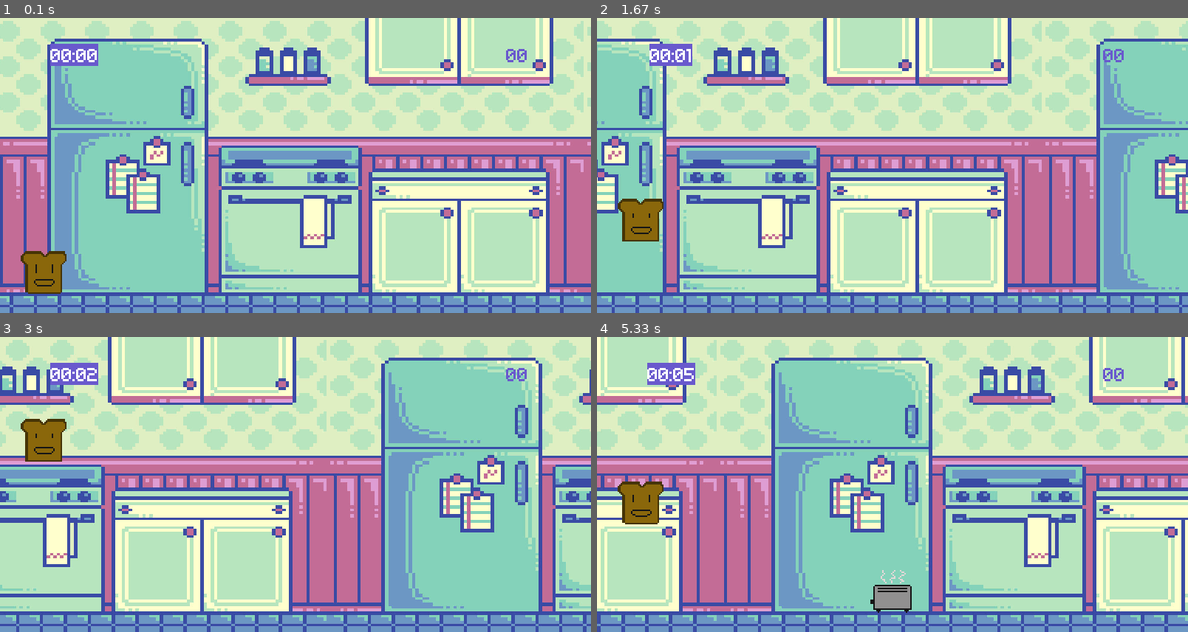
Above: before the commit, frames 1-4 (two rows, left to right).
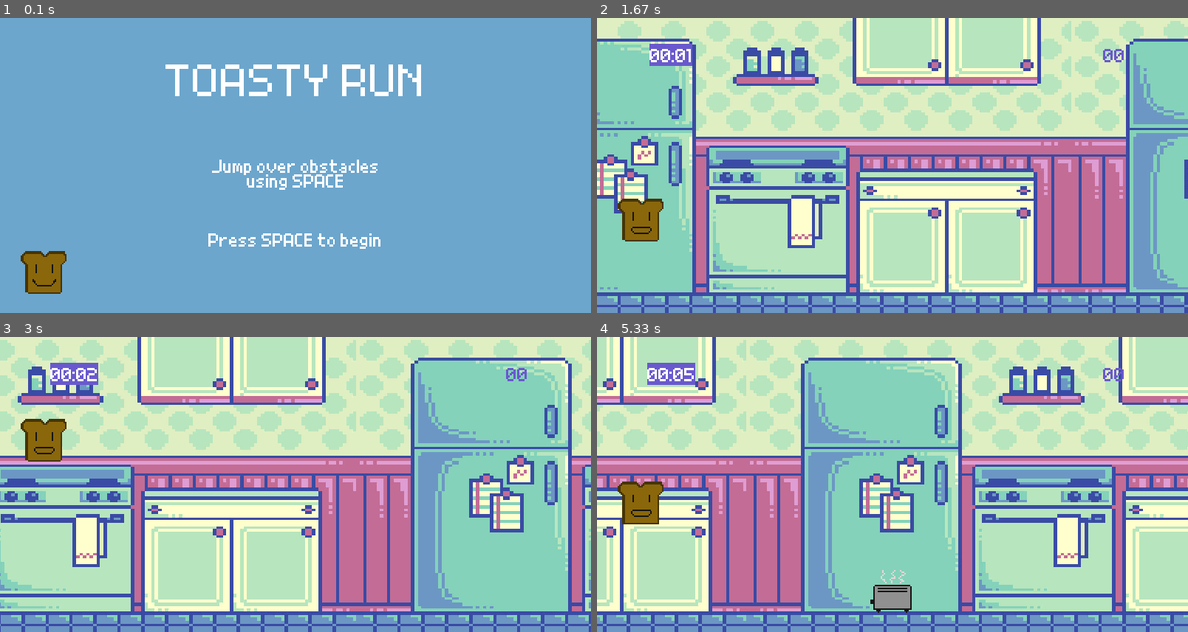
Above: after the commit, the same moments.

Repository: touseefhossain/RunningToast_Pygame
Game: pygame game, started from runningGame.py
Two runs of this game, one before a commit and one after it. Both use one fixed random seed, a clock stepped at 60 frames per second and the inputs below.
Inputs:
- Up to frame 1 (0.1 s): no input
- Up to frame 2 (1.67 s): tap Space at 0.33, 0.67, 1.57 s
- Up to frame 3 (3 s): tap Space at 1.87, 2.07, 2.37, 2.57, 2.87 s
- Up to frame 4 (5.33 s): tap Space at 3.47, 3.77, 3.9, 4.3, 4.6, 4.97 s

The runs differ from the first frame. In frame 1, 91% of the frame differs, in the area x 0-100%, y 0-100%; in frame 2, 49%; in frame 3, 49%; in frame 4, 49%.

Commit message:
iteration 4: added audio and start menu

Diff:
--- a/runningGame.py
+++ b/runningGame.py
@@ -1,6 +1,7 @@
 # simple running game developed by Touseef Hossain
 # tutorial content used in this code found from
 # https://www.youtube.com/watch?v=AY9MnQ4x3zk
+from time import time
 import pygame
 from sys import exit
 from random import randint
@@ -14,9 +15,23 @@
 # window and frame settings
 pygame.init() # initialize the pygame module (like starting a car with key)
 screen = pygame.display.set_mode((DISPLAY_WIDTH, DISPLAY_HEIGHT)) # display size
-pygame.display.set_caption('RunningToast')
+pygame.display.set_caption('Toasty Run')
 timer = pygame.time.Clock()
 bgTextStyle = pygame.font.Font('Grand9K Pixel.ttf', 50)
+timeTextStyle = pygame.font.Font('Grand9K Pixel.ttf', 20)
+pygame.mixer.music.set_volume(0.7)
+
+# 'start menu' state background settings
+intro_text = bgTextStyle.render('TOASTY RUN', False, 'white')
+intro_rect = intro_text.get_rect(center = (400, 80))
+instr_text1 = timeTextStyle.render('Jump over obstacles', False, 'white')
+instr_rect1 = instr_text1.get_rect(center = (400, 200))
+instr_text2 = timeTextStyle.render('using SPACE', False, 'white')
+instr_rect2 = instr_text2.get_rect(center = (400, 220))
+instr_text3 = timeTextStyle.render('Press SPACE to begin', False, 'white')
+instr_rect3 = instr_text3.get_rect(center = (400, 300))
+pygame.mixer.music.load('Audio/Rivers in the Desert (8-bit).mp3')
+pygame.mixer.music.play()
 
 # 'playing' state background settings
 background =  pygame.image.load('Graphics/kitchen_BG.jpg').convert()
@@ -25,7 +40,6 @@
 bgX2 = DISPLAY_WIDTH
 bgSpeed = 2
 
-timeTextStyle = pygame.font.Font('Grand9K Pixel.ttf', 20)
 start_time = 0 # timer that will help with maintaining accurate time whenever the game restarts
 game_time = 0 # used to display total play time for a game
 
@@ -96,11 +110,18 @@
 sprite_timer = pygame.USEREVENT + 1
 pygame.time.set_timer(sprite_timer, sprite_frame_rate)
 
+# load idle player animation for 'start menu' state
+toast_idle_image = pygame.image.load('Graphics/toast_idle.png').convert_alpha()
+toast_idle_sprite = sprite.Sprite(toast_idle_image, 64)
+toast_idle_rect = toast_idle_sprite.currentFrame().get_rect(midbottom = (60, 380))
+
 # load player object and initiate player parameters
 toast_move_image = pygame.image.load('Graphics/toast_move.png').convert_alpha()
 toast_move_sprite = sprite.Sprite(toast_move_image, 64)
 toast_rect = toast_move_sprite.currentFrame().get_rect(midbottom =(60, 380))
 toast_gravity = 0
+jump_sound = pygame.mixer.Sound('Audio/SonicJump.mp3')
+jump_sound.set_volume(0.7)
 pygame.display.set_icon(toast_move_sprite.currentFrame()) # set window icon
 
 # load obstacle objects
@@ -118,7 +139,7 @@
 
 # move the obstacles according to their respective type
 def enemyMovement(list):
-    global score
+    global score, enemy_spawn_rate, bgSpeed
     if list:
         for enemy in list:
             if enemy.centery == 250:
@@ -130,10 +151,12 @@
             if enemy.left <= -100:
                 list.remove(enemy)
                 score += 1
+                if score%5 == 0 and enemy_spawn_rate > 1000:
+                    enemy_spawn_rate -= 150
+                    pygame.time.set_timer(enemy_timer, enemy_spawn_rate)
+                elif score%10 == 0: bgSpeed += 0.4
         return list
     else: return []
-
-game_active = True # state of the game (switch from playing and 'game over' screen)
 
 # check for collisions between player and obstacles
 # change state of game if collision occurs
@@ -142,8 +165,14 @@
         for enemy in enemies:
             if player.colliderect(enemy):
                 enemies.clear()
+                pygame.mixer.music.unload()
+                pygame.mixer.music.load('Audio/Eterna City (Daytime) (8-bit).mp3')
+                pygame.mixer.music.play()
                 return False
     return True
+
+game_active = True # state of the game (switch from playing and 'game over' screen)
+start_menu = True # initial state of the game
 
 # ensure that program doesn't end unless prompted
 while running:
@@ -153,10 +182,18 @@
             running = False
             exit() # leave the 'while TRUE' loop securely with sys exit
 
-        if game_active: # event handler for playing state
+        if start_menu:
+            if event.type == pygame.KEYDOWN and event.key == pygame.K_SPACE:
+                start_menu = False
+                pygame.mixer.music.unload()
+                pygame.mixer.music.load("Audio/Il Vento D'Oro (8-bit).mp3")
+                pygame.mixer.music.play()
+
+        elif game_active: # event handler for playing state
             if event.type == pygame.KEYDOWN: # keyboard inputs
                 if event.key == pygame.K_SPACE: # spacebar key
                     if toast_rect.bottom == 380: # ensure only a single jump from ground
+                        jump_sound.play()
                         toast_gravity = -16 # when pressed, send toast upwards
 
         else: # event handler for 'game over' state (reset necessary variables)
@@ -166,19 +203,32 @@
                 score = 0
                 toast_rect.bottom = 380
                 toast_gravity = 0
-
-        if event.type == enemy_timer and game_active: # timer for enemy spawn
+                pygame.mixer.music.unload()
+                pygame.mixer.music.load("Audio/Il Vento D'Oro (8-bit).mp3")
+                pygame.mixer.music.play()
+
+        if event.type == enemy_timer and game_active and not start_menu: # timer for enemy spawn
             if randint(0,2): # function that "randomizes" the type of enemy spawned
                 enemy_list.append(egg_move_sprite.currentFrame().get_rect(center = (randint(900,1100), 250)))
             else:
                 enemy_list.append(toaster_move_sprite.currentFrame().get_rect(midbottom = (randint(900,1100), 380)))
 
-        if event.type == sprite_timer and game_active: # timer for sprite animation transition
+        if event.type == sprite_timer and start_menu: toast_idle_sprite.nextFrame()
+
+        elif event.type == sprite_timer and game_active: # timer for sprite animation transition
             egg_move_sprite.nextFrame()
             toaster_move_sprite.nextFrame()
             toast_move_sprite.nextFrame()
 
-    if game_active: # 'playing' state
+    if start_menu: # 'start menu' state
+        screen.fill('skyblue3')
+        screen.blit(toast_idle_sprite.currentFrame(), toast_idle_rect)
+        screen.blit(intro_text, intro_rect)
+        screen.blit(instr_text1, instr_rect1)
+        screen.blit(instr_text2, instr_rect2)
+        screen.blit(instr_text3, instr_rect3)
+
+    elif game_active: # 'playing' state
         redrawBackground()
         screen.blit(toast_move_sprite.currentFrame(), toast_rect)
 
Not shown, added: Audio/Eterna City (Daytime) (8-bit).mp3
Not shown, added: Audio/Il Vento D'Oro (8-bit).mp3
Not shown, added: Audio/Rivers in the Desert (8-bit).mp3
Not shown, added: Audio/SonicJump.mp3
